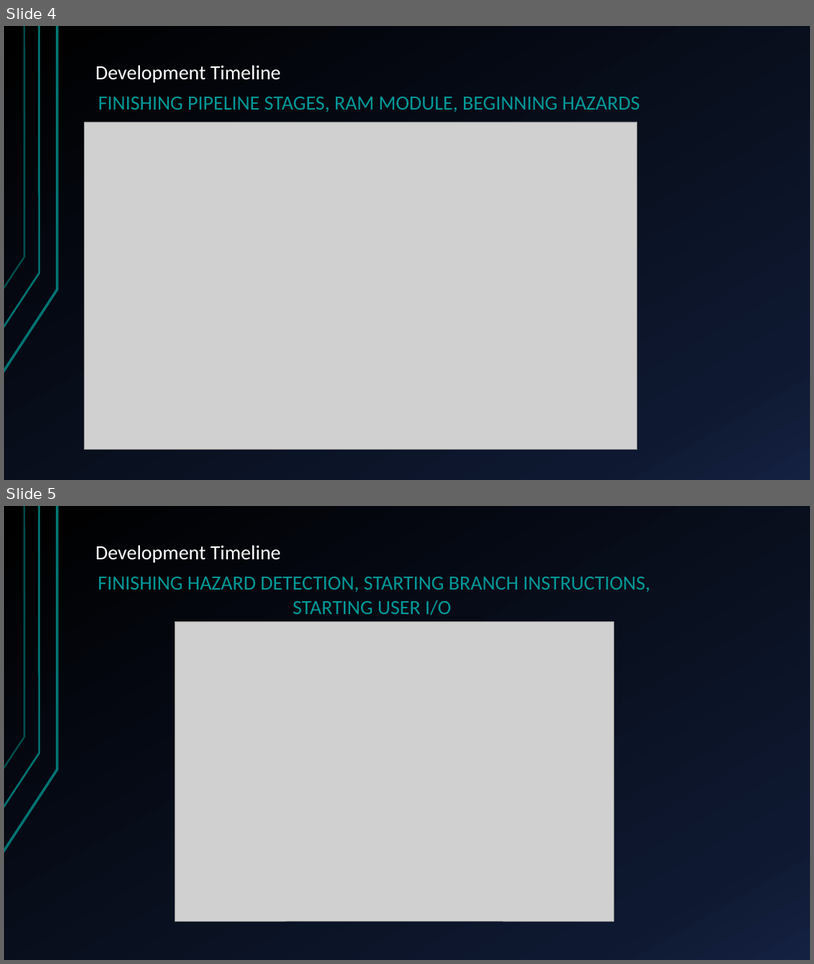
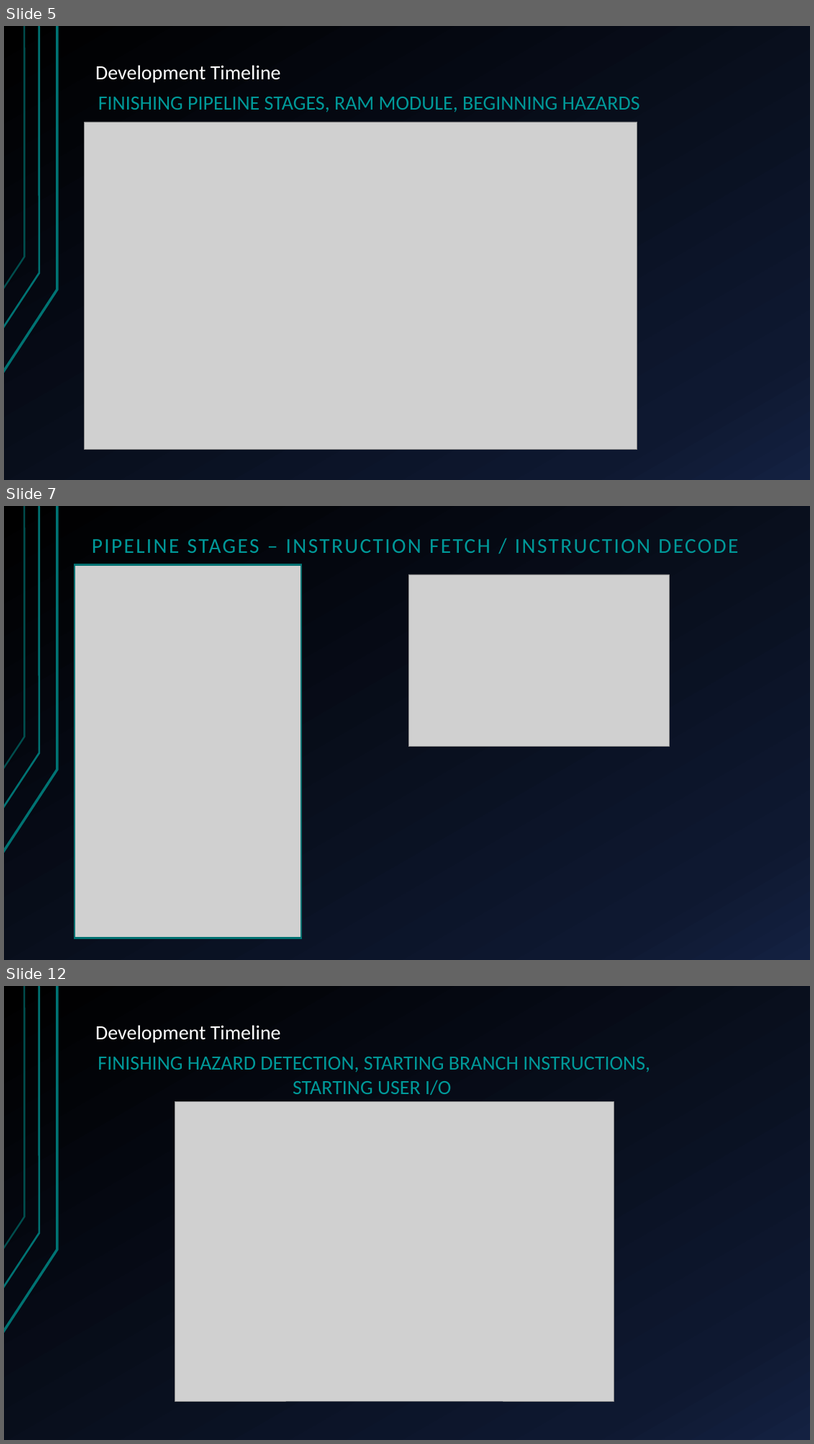
Before and after one commit to HansSanitizer/CENG-450-Project, a slide deck: Documentation/Long-Mann 16-Bit RISC Processor.pptx. Shown one above the other, each under a label of ours: slides 4 and 5 before the commit, slides 5, 7 and 12 after it; the slides between them are not shown. The pictures are 814x964 and 814x1444 pixels, drawn with LibreOffice and Linux fonts; fonts in the diff are those of the drawing; grey boxes stand for pictures. Boxes give left, top, right and bottom in pixels: in the first picture for what was removed or moved away, otherwise in the second. Text is boxed around its words. In the diff, an @@ line names an element or a change of style, - is before the commit and + after.

```diff
--- a/Documentation/Long-Mann 16-Bit RISC Processor.pptx
+++ b/Documentation/Long-Mann 16-Bit RISC Processor.pptx
@@ slide 7 added at (x1=4, y1=506, x2=810, y2=960), background gradient #000000 to #0F1931 to #142242; not listed: 3 template elements that a slide beside it also shows @@
@@ title added at (x1=92, y1=539, x2=738, y2=553), 25.2 pt, text #009999 @@
+PIPELINE STAGES – INSTRUCTION FETCH / INSTRUCTION DECODE
@@ picture added at (x1=74, y1=565, x2=301, y2=938) @@
@@ picture added at (x1=409, y1=574, x2=669, y2=746) @@
@@ what was slide 4 is now slide 5 @@
@@ what was slide 5 is now slide 12 @@
```
Also in this commit, not shown: 1 slide changed, 7 other slides added, 2 slides removed.
